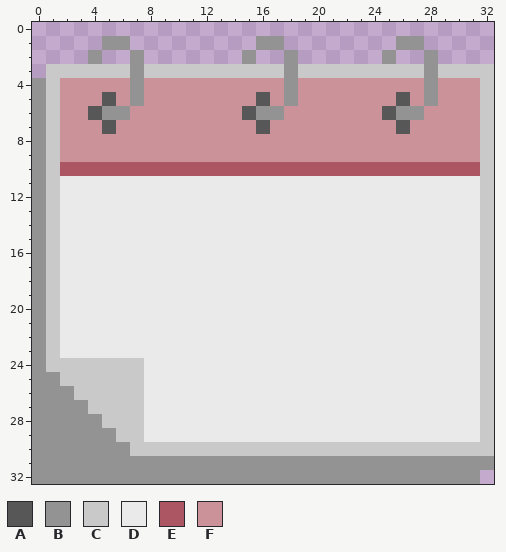
Pixel-art sprite, stored at game/assets/ui/ui_calendar.png. Above is the file before it was changed.
The file is 66x66 pixels, drawn in blocks of 2x2; one block is one cell here.
Palette (. is transparent): A #575757  B #939393  C #c9c9c9  D #eaeaea  E #ab5662  F #cb929a
New version:
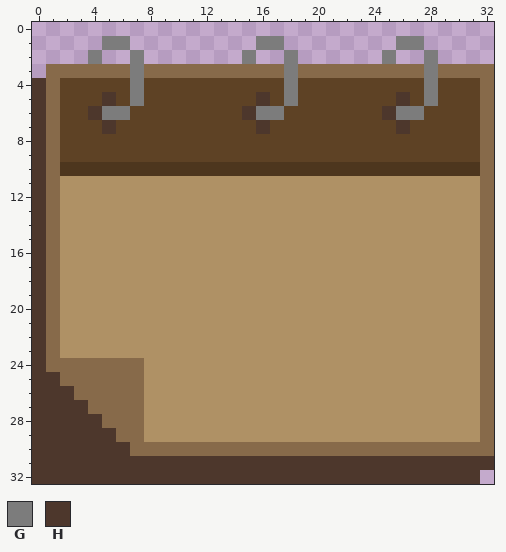
Colours new in this view: G #7c7c7c  H #4d372c
Changes in this commit:
Colour C changes from #c9c9c9 to #876a4a.
Colour D changes from #eaeaea to #af9165.
Colour E changes from #ab5662 to #4d361e.
Colour F changes from #cb929a to #5e4225.
Colour B gives way to colour G in row 1 at x 5 to 6, 16 to 17 and 26 to 27; in row 2 at x 4, 7, 15, 18, 25 and 28; in rows 3 to 5 at x 7, 18 and 28; in row 6 at x 5 to 6, 16 to 17 and 26 to 27.
Colour A gives way to colour H in row 5 at x 5, 16 and 26; in row 6 at x 4, 15 and 25; in row 7 at x 5, 16 and 26.
Colour B gives way to colour H in rows 4 to 24 at x 0; in row 25 at x 0 to 1; in row 26 at x 0 to 2; in row 27 at x 0 to 3; in row 28 at x 0 to 4; in row 29 at x 0 to 5.
Colour B gives way to colour H in row 30 at x 0 to 6; in row 31 at x 0 to 32; in row 32 at x 0 to 31.
Where, in picture pixels (left, top, right, bottom), the same in both pictures:
changed: (32, 36, 494, 484)
